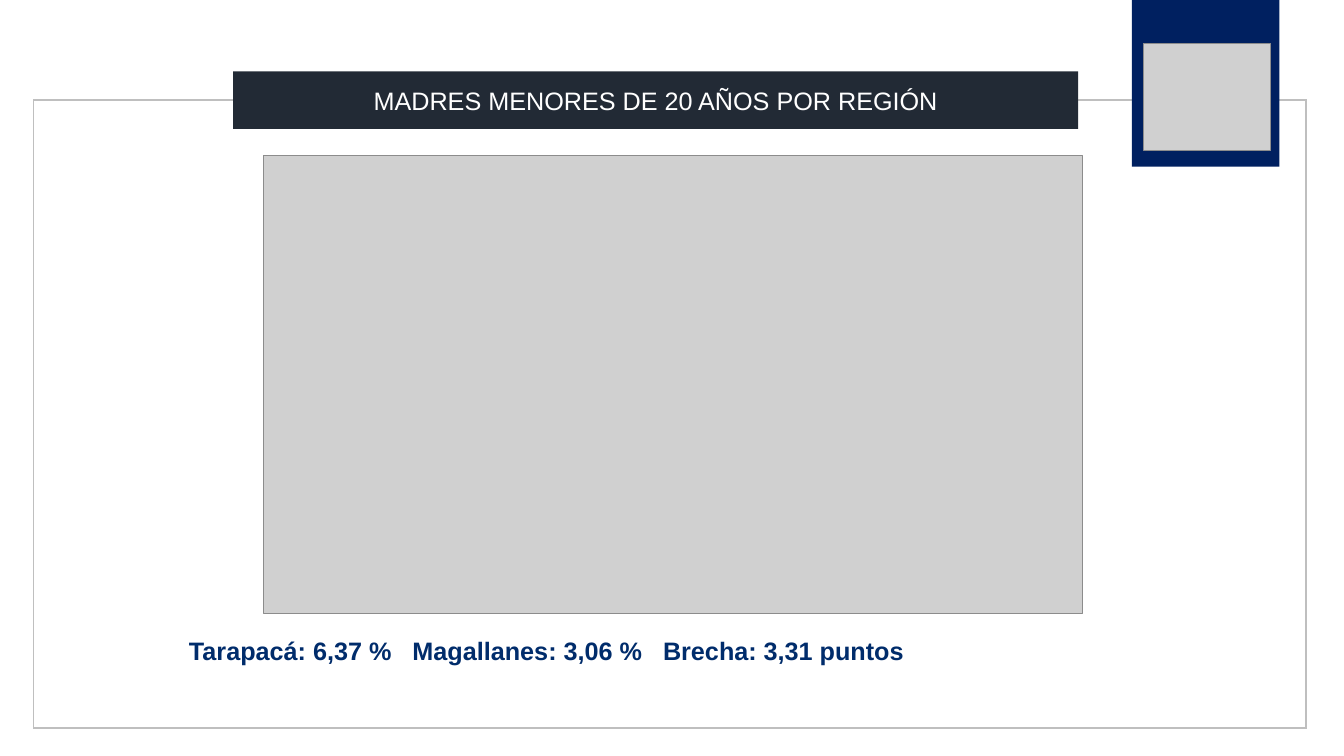
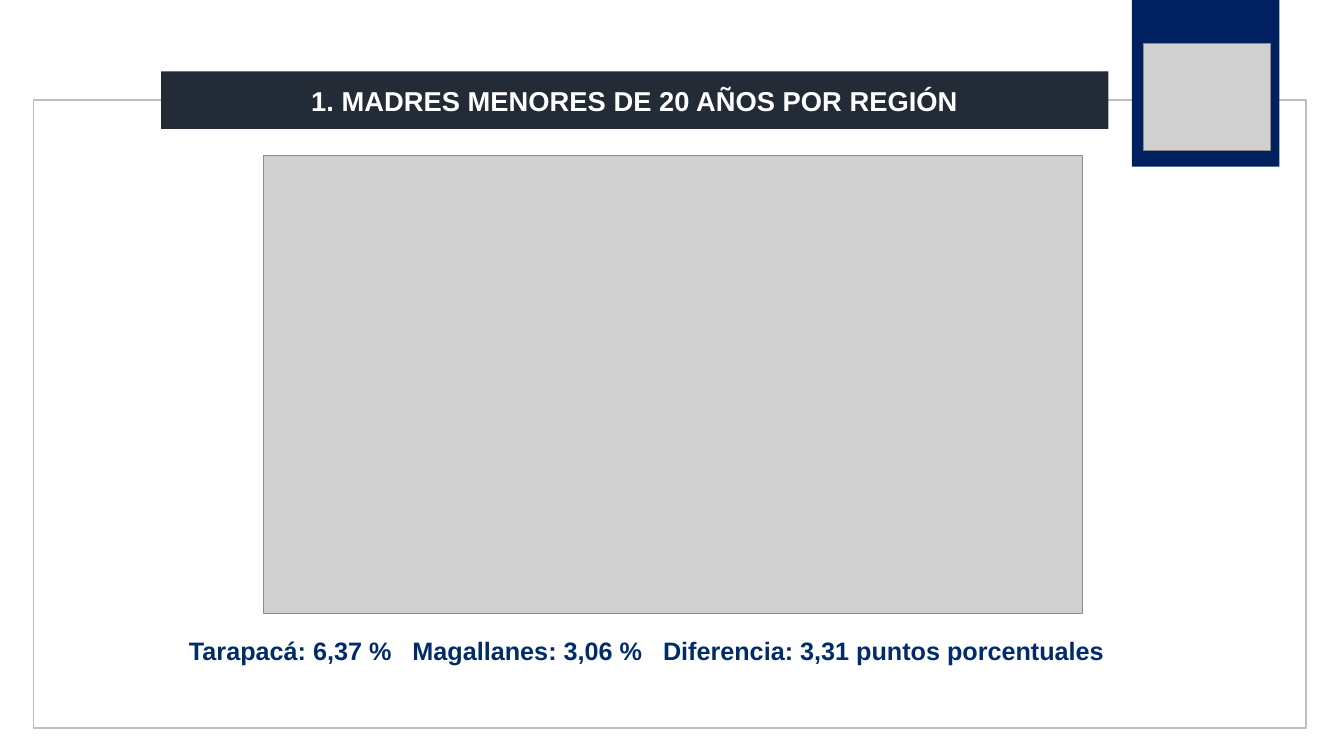
Before and after one commit to jorgealtamiranonavarrete-art/proyecto-grupo2, a slide deck: slide 3 of F4/f4_presentacion_grupo2.pptx. Drawn at 1344x756 pixels with LibreOffice and Linux fonts; fonts in the diff are those of the drawing; grey boxes stand for pictures. Boxes give left, top, right and bottom in pixels: in the first picture for what was removed or moved away, otherwise in the second. Text is boxed around its words. In the diff, an @@ line names an element or a change of style, - is before the commit and + after.

```diff
--- a/F4/f4_presentacion_grupo2.pptx
+++ b/F4/f4_presentacion_grupo2.pptx
@@ rectangle "1. MADRES MENORES DE 20 ..." resized from (x1=233, y1=72, x2=1078, y2=129) to (x1=161, y1=72, x2=1109, y2=129) @@
@@ rectangle "1. MADRES MENORES DE 20 ..." at (x1=161, y1=72, x2=1109, y2=129): fill #222A35 to #232B37 @@
@@ text in rectangle at (x1=311, y1=89, x2=958, y2=112): text changed; size 18 to 19.5 pt; bold on @@
-MADRES MENORES DE 20 AÑOS POR REGIÓN
+1. MADRES MENORES DE 20 AÑOS POR REGIÓN
@@ text at (x1=189, y1=641, x2=1104, y2=666): text changed @@
-Tarapacá: 6,37 % Magallanes: 3,06 % Brecha: 3,31 puntos
+Tarapacá: 6,37 % Magallanes: 3,06 % Diferencia: 3,31 puntos porcentuales
```
Also in this commit, not shown: 4 other slides changed, 18 other files.
